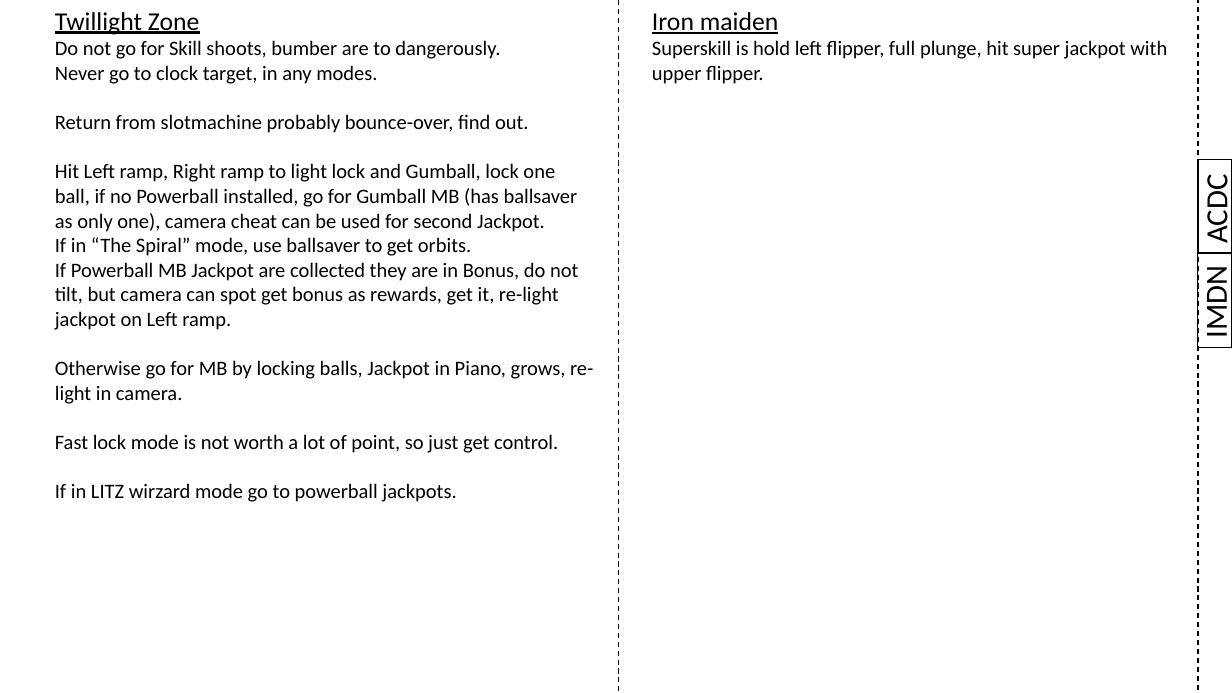
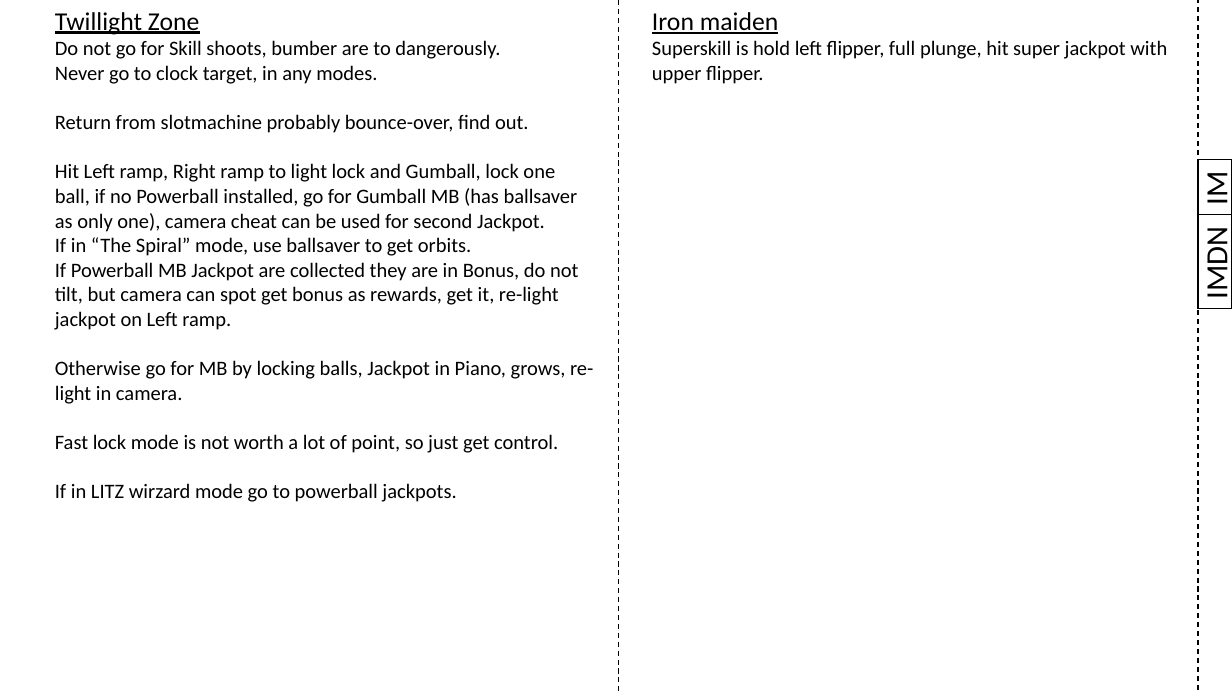
Before and after one commit to karstenbolge/PB, a slide deck: slide 6 of PB.pptx. Drawn at 1232x693 pixels with LibreOffice and Linux fonts; fonts in the diff are those of the drawing. Boxes give left, top, right and bottom in pixels: in the first picture for what was removed or moved away, otherwise in the second. Text is boxed around its words. In the diff, an @@ line names an element or a change of style, - is before the commit and + after.

```diff
--- a/PB.pptx
+++ b/PB.pptx
@@ text in rectangle at [1198,174,1232,204]: text changed @@
-ACDC
+IM
@@ rectangle "IM": place and size @@
-rectangle "IM" at [1199,160,1232,253]
+rectangle "IM" at [1198,160,1232,214]
@@ rectangle "IMDN": place and size @@
-rectangle "IMDN" at [1198,253,1232,347]
+rectangle "IMDN" at [1198,215,1232,309]
```
Also in this commit, not shown: 1 other slide changed.
